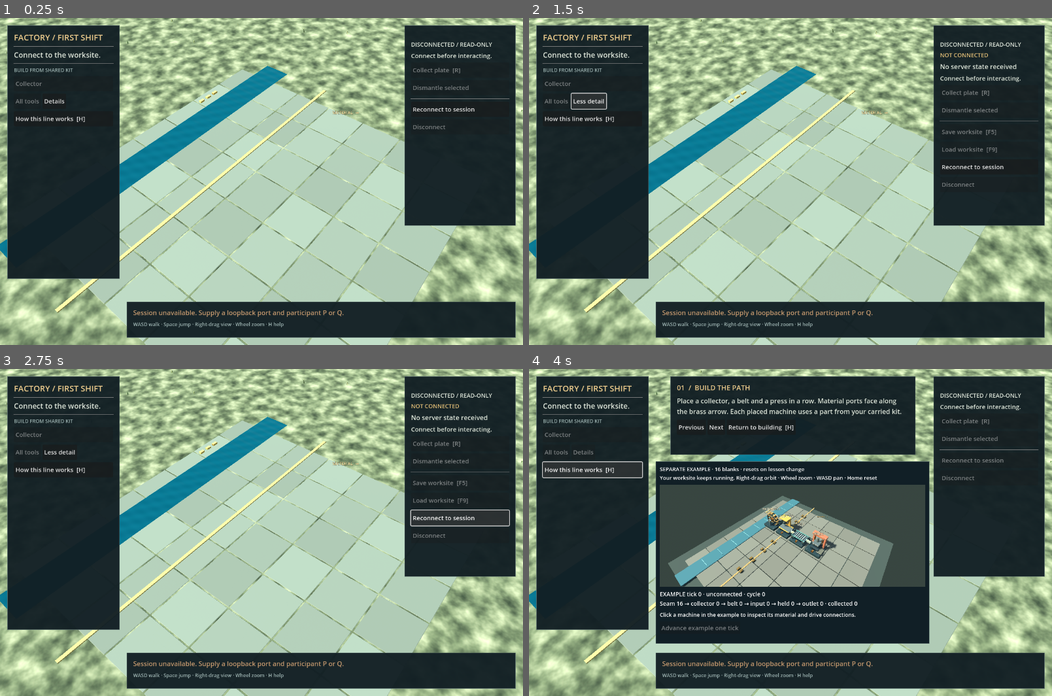
Above: before the commit, frames 1-4 (two rows, left to right).
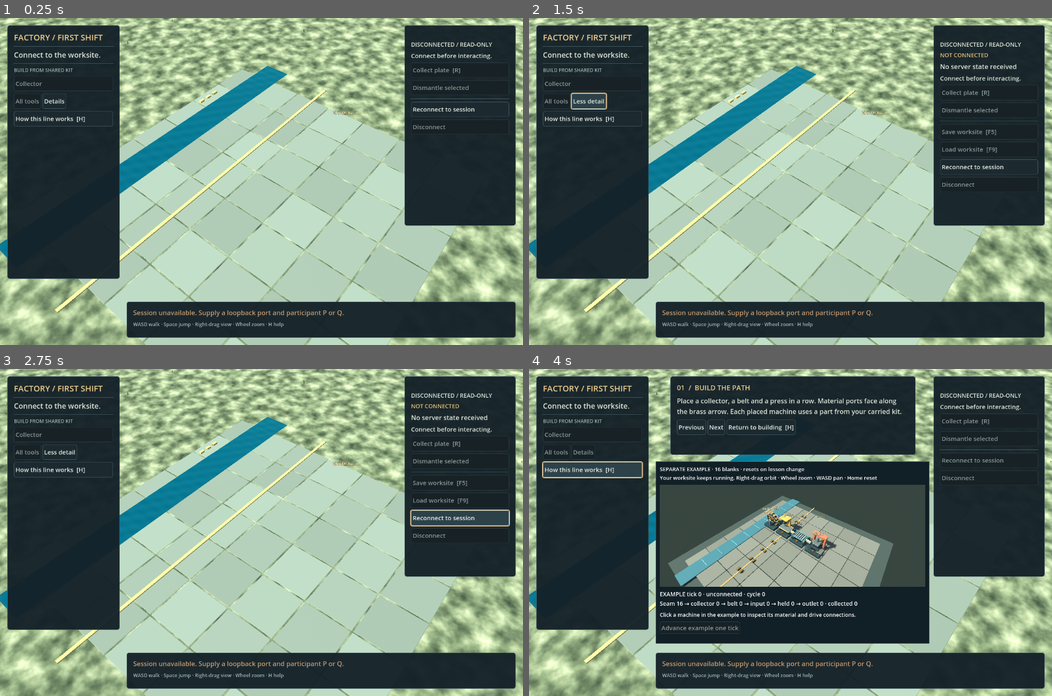
Above: after the commit, the same moments.

Repository: dan-garvey/factory_project
Game: Godot game, scene res://opening/shared_opening.tscn
Same seed, same stepped clock (60 frames per second), same inputs: the game is played once before the commit and once after it. This scene is started directly instead of the project's main scene.
Inputs:
- Up to frame 1 (0.25 s): no input
- Up to frame 2 (1.5 s): click "Reconnect to session" at 0.5 s; click "Details" at 1.25 s
- Up to frame 3 (2.75 s): click "Reconnect to session" at 2 s
- Up to frame 4 (4 s): click "Less detail" at 2.75 s; click "How this line works [H]" at 3.5 s

The runs differ from the first frame. In frame 1, 0.4% of the frame differs, in the area x 1-99%, y 2-98%; in frame 2, 0.5%; in frame 3, 0.6%; in frame 4, 0.6%.

Commit message:
feat: compose machine motion and industrial worksite presentation
Integrate the tested collector/press motion, metric-preserving control theme and restrained contact shading while retaining current native material attachment and fitted workpiece code. Existing focused controls are reused for exact component methods; the installed hook validates the composed source once. Review proceeds after merge under the user's updated workflow. Human appearance and GPU cost remain unassessed.

Diff:
--- /dev/null
+++ b/experiments/engine-environment/godot/opening/interface_theme_check.gd
@@ -0,0 +1,113 @@
+extends SceneTree
+## Presentation styles and layout metrics only. No game or desktop input.
+const Opening = preload("res://opening/opening.gd")
+const Styles = Opening.ProductionInterface
+const STATES := ["normal", "hover", "pressed", "hover_pressed", "disabled", "focus"]
+var checks := 0
+var failed := false
+var callbacks := 0
+var minimum_contrast := INF
+
+func verify(condition: bool, message: String) -> void:
+	checks += 1
+	if not condition:
+		failed = true
+		push_error(message)
+
+func clicked() -> void:
+	callbacks += 1
+
+func luminance(color: Color) -> float:
+	var linear := color.srgb_to_linear()
+	return linear.r * 0.2126 + linear.g * 0.7152 + linear.b * 0.0722
+
+func contrast(a: Color, b: Color) -> float:
+	var first := luminance(a)
+	var second := luminance(b)
+	return (maxf(first, second) + 0.05) / (minf(first, second) + 0.05)
+
+func check_styles(old: Button, fresh: Button) -> void:
+	for state in STATES:
+		var before := old.get_theme_stylebox(state)
+		var after := fresh.get_theme_stylebox(state)
+		verify(before != after, "Production styles do not modify the shared engine defaults.")
+		verify(before.get_minimum_size() == after.get_minimum_size(),
+			"Every drawing state preserves its independently resolved minimum style size.")
+		for side in range(4):
+			verify(before.get_margin(side) == after.get_margin(side),
+				"Effective content padding is unchanged even where the engine uses border fallback.")
+		if state != "focus":
+			var color_name: String = {"normal": "font_color", "hover": "font_hover_color",
+				"pressed": "font_pressed_color", "hover_pressed": "font_hover_pressed_color",
+				"disabled": "font_disabled_color"}[state]
+			var ratio := contrast(fresh.get_theme_color(color_name), after.bg_color)
+			minimum_contrast = minf(minimum_contrast, ratio)
+			verify(ratio >= 4.5, "Assigned opaque text/background colors retain a useful numerical contrast margin.")
+		else:
+			verify(not after.draw_center and after.border_color.a == 1.0,
+				"Keyboard focus remains an explicit outline that cannot obscure the content.")
+	verify(old.get_theme_font("font") == fresh.get_theme_font("font")
+		and old.get_theme_font_size("font_size") == fresh.get_theme_font_size("font_size"),
+		"The style reuses the exact inherited font and size.")
+
+func check_buttons() -> void:
+	var old_root := Control.new()
+	var new_root := Control.new()
+	var previous := Theme.new()
+	previous.default_font_size = 15
+	old_root.theme = previous
+	new_root.theme = Styles.make_theme()
+	root.add_child(old_root)
+	root.add_child(new_root)
+	var view := Opening.new()
+	for control_type in ["Button", "MenuButton"]:
+		var old: Button = MenuButton.new() if control_type == "MenuButton" else Button.new()
+		var fresh: Button = MenuButton.new() if control_type == "MenuButton" else Button.new()
+		old_root.add_child(old)
+		new_root.add_child(fresh)
+		check_styles(old, fresh)
+		for text in ["Collect plate  [R]", "Dismantle selected", "Shaft  [G]    ·    3 carried", "X / Y / Z axis", "Material → Press"]:
+			old.text = text
+			fresh.text = text
+			for state in [0, 1, 2]:
+				old.toggle_mode = true
+				fresh.toggle_mode = true
+				old.button_pressed = state == 1
+				fresh.button_pressed = state == 1
+				old.disabled = state == 2
+				fresh.disabled = state == 2
+				verify(old.get_combined_minimum_size() == fresh.get_combined_minimum_size(),
+					"Literal ordinary/native menu text keeps its baseline width and height in every state.")
+	var old_column := view._panel(old_root, Vector2(18, 18), Vector2(275, 620))
+	var new_column := view._panel(new_root, Vector2(18, 18), Vector2(275, 620))
+	var old_button := view._button(old_column, "Confirm four plates", clicked)
+	var new_button := view._button(new_column, "Confirm four plates", clicked)
+	verify(old_button.custom_minimum_size == Vector2(0, 37)
+		and old_button.get_combined_minimum_size() == new_button.get_combined_minimum_size(),
+		"The actual worksite button helper retains its 37-pixel control contract through inheritance.")
+	var panel: PanelContainer = new_column.get_parent()
+	var box := panel.get_theme_stylebox("panel")
+	verify(box.get_margin(SIDE_LEFT) == 16 and box.get_margin(SIDE_RIGHT) == 16
+		and box.get_margin(SIDE_TOP) == 15 and box.get_margin(SIDE_BOTTOM) == 15,
+		"Panel content and the existing layout separation remain literal unchanged values.")
+	verify(new_column.get_theme_constant("separation") == 9, "The panel helper does not change its content spacing.")
+	var before_focus: StyleBox = old_button.get_theme_stylebox("focus")
+	var before_color: Color = (old_button.get_theme_stylebox("normal") as StyleBoxFlat).bg_color
+	verify(Styles.make_theme() == new_root.theme and old_button.get_theme_stylebox("focus") == before_focus
+		and (old_button.get_theme_stylebox("normal") as StyleBoxFlat).bg_color == before_color,
+		"Repeated theme use shares the private resources and leaves the original theme intact.")
+	verify(callbacks == 0 and view.model == null and view.actor_world == null and view.request_sequence == 0,
+		"Style creation, state changes and helper assembly send no input or command.")
+	view.free()
+	old_root.free()
+	new_root.free()
+
+func _initialize() -> void:
+	call_deferred("_check")
+
+func _check() -> void:
+	check_buttons()
+	print(JSON.stringify({"status": "fail" if failed else "pass", "checks": checks,
+		"minimum_assigned_color_contrast": minimum_contrast, "rendered_quality": "not_assessed",
+		"gui_input": "not_used", "desktop": "not_used"}))
+	quit(1 if failed else 0)
--- /dev/null
+++ b/experiments/engine-environment/godot/opening/machine_body_motion_check.gd
@@ -0,0 +1,191 @@
+extends SceneTree
+## Actual render transforms over invented observations. No Model or game starts.
+const Opening = preload("res://opening/opening.gd")
+const Shared = preload("res://opening/shared_opening.gd")
+const Presenter = preload("res://opening/native_transmission_presenter.gd")
+var checks := 0
+var failed := false
+
+class SessionFacts extends RefCounted:
+	var ready := true
+	func is_ready() -> bool:
+		return ready
+
+func verify(condition: bool, message: String) -> void:
+	checks += 1
+	if not condition:
+		failed = true
+		push_error(message)
+
+func snapshot() -> Dictionary:
+	return {"context": "body-fixture", "options": {"native": true, "physical": true},
+		"actors": {"P": {"ready": true}}, "parts": {}, "inventories": {"P": 0},
+		"stock": {"source": 16, "collector": 0, "belt": 0, "input": 0, "held": 0, "output": 0},
+		"remaining": 0, "entities": {
+			"collector": {"kind": "collector", "cell": [0, 0], "generation": 1, "axis": 2},
+			"press": {"kind": "processor", "cell": [2, 0], "generation": 1, "axis": 0}},
+		"transmission_parts": {}, "links": [], "drive_links": [], "engagements": [],
+		"motion": {"collector": {"state": "rotating", "numerator": 1, "denominator": 1},
+			"press": {"state": "rotating", "numerator": 1, "denominator": 1}}}
+
+func mount(view: Node3D) -> void:
+	view.client = "P"
+	view.state = snapshot()
+	view.machine_root = Node3D.new()
+	view.add_child(view.machine_root)
+	view.transmission_presenter = Presenter.new()
+	view.add_child(view.transmission_presenter)
+	view.transmission_presenter.configure(view)
+	view._rebuild_machines()
+
+func machine(view: Node3D, id: String) -> Node3D:
+	for node in view.machine_root.get_children():
+		if node.get_meta("machine_entity", "") == id:
+			return node
+	return null
+
+func meshes(view: Node3D, id: String) -> Array:
+	return machine(view, id).get_meta("motion_meshes")
+
+func pose(view: Node3D, role: String) -> Transform3D:
+	for row in meshes(view, "press"):
+		if row.role == role:
+			return row.parent_inverse.affine_inverse() * row.node.transform
+	return Transform3D.IDENTITY
+
+func pose_list(view: Node3D) -> Array:
+	var result: Array = []
+	for id in ["collector", "press"]:
+		for row in meshes(view, id):
+			result.append(row.node.transform)
+	return result
+
+func pick_facts(view: Node3D) -> Array:
+	var result: Array = []
+	for id in ["collector", "press"]:
+		var anchor := machine(view, id)
+		for node in anchor.get_children():
+			if node is StaticBody3D:
+				var shape: CollisionShape3D = node.get_child(0)
+				result.append([anchor.transform, node.transform, node.collision_layer,
+					node.collision_mask, node.get_meta("entity"), shape.transform, shape.shape.size])
+	return result
+
+func check_bounds(view: Node3D) -> void:
+	for id in ["collector", "press"]:
+		for row in meshes(view, id):
+			var bounds: AABB = row.node.mesh.get_aabb()
+			var transform: Transform3D = row.parent_inverse.affine_inverse() * row.node.transform
+			var contained := true
+			for corner in range(8):
+				var point := transform * bounds.get_endpoint(corner)
+				contained = contained and absf(point.x) <= 0.725 and absf(point.z) <= 0.725 and point.y >= -0.025 and point.y <= 1.625
+			verify(contained, "Each moving render bound stays inside the unchanged machine pick envelope.")
+
+func hold(view: Node3D) -> void:
+	view.state.stock.source = 15
+	view.state.stock.held = 1
+	view.state.remaining = 2
+
+func _initialize() -> void:
+	var view := Opening.new()
+	mount(view)
+	var original: Dictionary = view.state.duplicate(true)
+	var picks := pick_facts(view)
+	var sequence: int = view.request_sequence
+	verify(meshes(view, "collector").size() == 10 and meshes(view, "press").size() == 2,
+		"Only the drum, hub, eight flutes, head and rod are selected for motion.")
+	verify(picks.size() == 2 and picks[0][2] == 4 and picks[0][3] == 0 and picks[0][6] == Vector3(1.45, 1.65, 1.45),
+		"The real builder retains literal pick dimensions and layers.")
+	view._animate_wheel(0.1)
+	verify(is_equal_approx(view.transmission_presenter.visual_angle("collector"), 0.08),
+		"The cutter consumes the existing presenter angle without a second rate clock.")
+	var flute_verified := false
+	for row in meshes(view, "collector"):
+		if row.node.get_meta("detail_role", "") == "CutterFlute" and row.rest.origin.is_equal_approx(Vector3(0.015, 1.1, -0.19)):
+			var actual: Transform3D = row.parent_inverse.affine_inverse() * row.node.transform
+			verify(actual.origin.is_equal_approx(Vector3(-0.22 + 0.235 * cos(0.08), 1.1 + 0.235 * sin(0.08), -0.19)),
+				"A real flute orbits the fixed drum center using an independent trigonometric point.")
+			flute_verified = true
+	verify(flute_verified and view.state == original and pick_facts(view) == picks and view.request_sequence == sequence,
+		"Render motion preserves authoritative observations, request sequence and pick geometry.")
+	check_bounds(view)
+	hold(view)
+	var held: Dictionary = view.state.duplicate(true)
+	view._animate_wheel(0.1)
+	verify(is_equal_approx(pose(view, "head").origin.y, 0.72), "A newly observed held blank eases the head down rather than snapping or inventing a cycle.")
+	view._rebuild_machines()
+	verify(is_equal_approx(pose(view, "head").origin.y, 0.72), "An unrelated geometry refresh retains the in-progress render pose.")
+	view._animate_wheel(0.1)
+	verify(is_equal_approx(pose(view, "head").origin.y, 0.70), "The held pose reaches the bounded 0.14 metre travel.")
+	var rod := pose(view, "rod")
+	verify(is_equal_approx(rod.origin.y + rod.basis.y.length() * 0.225, 1.365),
+		"The extending rod retains its original fixed top endpoint.")
+	check_bounds(view)
+	verify(view.state == held and view.request_sequence == sequence, "Presentation does not decrement remaining ticks or release held stock.")
+	view.state.stock.source = 14
+	view.state.stock.output = 1
+	view.state.remaining = 0
+	view.state.motion.collector.state = "stalled"
+	view.state.motion.press.state = "stalled"
+	var blocked: Dictionary = view.state.duplicate(true)
+	var stopped := pose_list(view)
+	view._animate_wheel(0.5)
+	verify(pose_list(view) == stopped and view.state == blocked,
+		"A blocked READY press retains held work and a stopped cutter retains its angle.")
+	view.state.stock.held = 0
+	view.state.inventories.P = 1
+	view._animate_wheel(0.1)
+	verify(is_equal_approx(pose(view, "head").origin.y, 0.82), "Only a new empty-held observation lets the head rise.")
+	view._animate_wheel(0.1)
+	verify(is_equal_approx(pose(view, "head").origin.y, 0.84), "The empty pose returns to the exact original rest transform.")
+	for invalid in [true, 1.0, -1]:
+		view.state.stock.held = invalid
+		var before := pose_list(view)
+		view._animate_wheel(0.1)
+		verify(pose_list(view) == before, "Malformed held values do not guess a tool pose.")
+	view.state.stock.held = 1
+	for invalid in [false, 1.0, -1]:
+		view.state.remaining = invalid
+		var before := pose_list(view)
+		view._animate_wheel(0.1)
+		verify(pose_list(view) == before, "Malformed remaining values do not guess a tool pose.")
+	view.state.remaining = 0
+	for gate in ["help", "startup", "unready"]:
+		view.explanation_open = gate == "help"
+		view.startup_save_pending = gate == "startup"
+		view.state.actors.P.ready = gate != "unready"
+		var before := pose_list(view)
+		view._animate_wheel(0.1)
+		verify(pose_list(view) == before, "Help, startup and absent actor readiness freeze body presentation.")
+	view.explanation_open = false
+	view.startup_save_pending = false
+	view.state.actors.P.ready = true
+	for delta in [-1.0, 0.0, INF, NAN]:
+		var before := pose_list(view)
+		view._animate_wheel(delta)
+		verify(pose_list(view) == before, "Nonpositive and nonfinite frame deltas cannot move a render part.")
+	view.state.context = "new-observed-context"
+	view._rebuild_machines()
+	verify(is_equal_approx(pose(view, "head").origin.y, 0.70), "A fresh context starts at its observed held pose without replaying an operation.")
+	view.state.entities.press.generation = 2
+	view.state.stock.held = 0
+	view._rebuild_machines()
+	verify(is_equal_approx(pose(view, "head").origin.y, 0.84), "A replacement generation cannot inherit the previous tool travel.")
+	view.free()
+	var shared := Shared.new()
+	var facts := SessionFacts.new()
+	shared.session = facts
+	mount(shared)
+	hold(shared)
+	shared.pending_actions = {"unrelated-build": {"status": "pending"}}
+	shared._animate_wheel(0.1)
+	verify(is_equal_approx(pose(shared, "head").origin.y, 0.72), "An unrelated pending shared request does not stop confirmed work presentation.")
+	facts.ready = false
+	var disconnected := pose_list(shared)
+	shared._animate_wheel(0.1)
+	verify(pose_list(shared) == disconnected, "Lost shared freshness freezes both cutter and tool.")
+	shared.free()
+	print(JSON.stringify({"status": "fail" if failed else "pass", "checks": checks,
+		"scope": "actual mesh transforms over invented observations", "native_gameplay": "not_run", "desktop": "not_used"}))
+	quit(1 if failed else 0)
--- a/experiments/engine-environment/godot/opening/opening.gd
+++ b/experiments/engine-environment/godot/opening/opening.gd
@@ -337,6 +337,11 @@
 		environment.reflected_light_source = Environment.REFLECTION_SOURCE_SKY
 		environment.tonemap_mode = Environment.TONE_MAPPER_ACES
 		environment.tonemap_exposure = 1.0
+		# Restrained ambient contact shading; direct sun and geometry stay exact.
+		environment.ssao_enabled = true
+		environment.ssao_radius = 0.55
+		environment.ssao_intensity = 0.85
+		environment.ssao_power = 1.2
 		environment.fog_enabled = true
 		environment.fog_mode = Environment.FOG_MODE_DEPTH
 		environment.fog_depth_begin = 35.0
@@ -611,6 +616,57 @@
 				emitters[id].free()
 				emitters.erase(id)
 
+class ProductionInterface:
+	extends RefCounted
+	## Draw styles only. Effective content metrics remain the engine defaults.
+	static var shared_theme: Theme
+
+	static func _style(source: StyleBox, fill: Color, line: Color, focus: bool = false) -> StyleBoxFlat:
+		var style := source.duplicate() as StyleBoxFlat
+		if style == null:
+			style = StyleBoxFlat.new()
+		for side in range(4):
+			# get_margin resolves a negative raw content margin through the old
+			# border. Freeze that effective metric before drawing new borders.
+			style.set_content_margin(side, source.get_margin(side))
+		style.bg_color = fill
+		style.border_color = line
+		style.set_border_width_all(2 if focus else 1)
+		style.set_corner_radius_all(4)
+		style.corner_detail = 4
+		style.draw_center = not focus
+		return style
+
+	static func make_theme() -> Theme:
+		if shared_theme != null:
+			return shared_theme
+		var theme := Theme.new()
+		theme.default_font_size = 15
+		var original := ThemeDB.get_default_theme()
+		var fills := {"normal": Color("1c2a30"), "hover": Color("2d4149"),
+			"pressed": Color("5a472d"), "hover_pressed": Color("685337"), "disabled": Color("172126")}
+		var borders := {"normal": Color("41565e"), "hover": Color("8ca7a8"),
+			"pressed": Color("d6ab64"), "hover_pressed": Color("edcc8d"), "disabled": Color("2c3b41")}
+		for control_type in ["Button", "MenuButton"]:
+			# Resolve the actual inherited defaults. MenuButton has its own
+			# zero-padding styles; borrowing Button metrics would widen it.
+			var probe: Button = MenuButton.new() if control_type == "MenuButton" else Button.new()
+			for name_value in fills:
+				theme.set_stylebox(name_value, control_type, _style(probe.get_theme_stylebox(name_value), fills[name_value], borders[name_value]))
+			theme.set_stylebox("focus", control_type, _style(probe.get_theme_stylebox("focus"), Color.TRANSPARENT, Color("efc78a"), true))
+			for name_value in ["font_color", "font_hover_color", "font_focus_color"]:
+				theme.set_color(name_value, control_type, Color("e4ebe4"))
+			for name_value in ["font_pressed_color", "font_hover_pressed_color"]:
+				theme.set_color(name_value, control_type, Color("fff2d6"))
+			theme.set_color("font_disabled_color", control_type, Color("879895"))
+			probe.free()
+		var separator := original.get_stylebox("separator", "HSeparator").duplicate() as StyleBox
+		if separator is StyleBoxLine:
+			separator.color = Color("41565e")
+		theme.set_stylebox("separator", "HSeparator", separator)
+		shared_theme = theme
+		return theme
+
 const STEP_SECONDS := 0.45
 const PITCH := Geometry.PITCH
 const NAMES := {"collector": "Collector", "belt": "Belt", "processor": "Press", "wheel": "Waterwheel"}
@@ -670,6 +726,8 @@
 var machine_preview_key := ""
 var machine_preview_material: StandardMaterial3D
 var wheel_rotor: Node3D
+var machine_body_context := ""
+var machine_press_poses: Dictionary = {}
 var status_label: Label
 var stock_label: Label
 var parts_label: Label
@@ -1085,11 +1143,98 @@
 					wheel_rotor.set_meta("visual_base_basis", wheel_rotor.basis)
 				var base: Basis = wheel_rotor.get_meta("visual_base_basis")
 				wheel_rotor.basis = base * Basis(Vector3.BACK, transmission_presenter.visual_angle(id))
+		_animate_machine_bodies(delta)
 		return
 	# Historical scripted presentation remains separate. Native cosmetic
 	# angles above are neither a simulation clock nor saved/contact phase.
 	if wheel_rotor != null and state.get("powered", false) and not state.get("options", {}).get("native", false):
 		wheel_rotor.rotation.z += delta * 0.8
+
+func _remember_machine_motion(node: Node3D, kind: String, pose: Transform3D,
+		rows: Array[Dictionary]) -> void:
+	if node is MeshInstance3D:
+		var part_name := str(node.name)
+		var role := ""
+		if kind == "collector" and (part_name in ["CutterDrum", "CutterHub"] or node.get_meta("detail_role", "") == "CutterFlute"):
+			role = "cutter"
+		elif kind == "processor" and part_name in ["ToolHead", "Piston"]:
+			role = "head" if part_name == "ToolHead" else "rod"
+		if not role.is_empty():
+			rows.append({"node": node, "role": role, "rest": pose,
+				"parent_inverse": (pose * node.transform.affine_inverse()).affine_inverse()})
+	for child in node.get_children():
+		if child is Node3D:
+			_remember_machine_motion(child, kind, pose * child.transform, rows)
+
+func _animate_machine_bodies(delta: float) -> void:
+	if not _can_present_confirmed_motion() or not is_finite(delta) or delta <= 0 or machine_root == null or transmission_presenter == null:
+		return
+	_sync_machine_body_context()
+	for anchor in machine_root.get_children():
+		var kind: String = anchor.get_meta("machine_kind", "")
+		var id: String = anchor.get_meta("machine_entity", "")
+		var rows: Array = anchor.get_meta("motion_meshes", [])
+		if kind == "collector":
+			var angle: float = transmission_presenter.visual_angle(id)
+			if angle == float(anchor.get_meta("cutter_angle", NAN)):
+				continue
+			_apply_cutter_pose(anchor, rows, angle)
+		elif kind == "processor":
+			var target: Variant = _observed_press_target()
+			var generation: Variant = state.get("entities", {}).get(id, {}).get("generation")
+			if target == null or typeof(generation) != TYPE_INT or generation < 1:
+				continue
+			# A pose follows observed held work, including blocked READY. It does
+			# not predict a cycle, release a plate or advance remaining ticks.
+			if not machine_press_poses.has(id):
+				machine_press_poses[id] = {"generation": generation, "travel": target}
+				_apply_press_pose(rows, target)
+				continue
+			var previous: float = machine_press_poses[id].travel
+			var travel: float = move_toward(previous, float(target), minf(delta, 0.1) * 1.2)
+			if travel == previous:
+				continue
+			_apply_press_pose(rows, travel)
+			machine_press_poses[id].travel = travel
+
+func _sync_machine_body_context() -> void:
+	var context: Variant = state.get("context")
+	if typeof(context) != TYPE_STRING or context != machine_body_context:
+		machine_press_poses.clear()
+		machine_body_context = context if typeof(context) == TYPE_STRING else ""
+	for id in machine_press_poses.keys():
+		var entity: Dictionary = state.get("entities", {}).get(id, {})
+		if entity.get("kind") != "processor" or typeof(entity.get("generation")) != TYPE_INT or entity.get("generation") != machine_press_poses[id].generation:
+			machine_press_poses.erase(id)
+
+func _observed_press_target() -> Variant:
+	var stock: Variant = state.get("stock")
+	var held: Variant = stock.get("held") if stock is Dictionary else null
+	var remaining: Variant = state.get("remaining")
+	if typeof(held) != TYPE_INT or held < 0 or typeof(remaining) != TYPE_INT or remaining < 0:
+		return null
+	return 0.14 if held > 0 else 0.0
+
+func _apply_cutter_pose(anchor: Node3D, rows: Array, angle: float) -> void:
+	var pivot := Vector3(-0.22, 1.1, -0.19)
+	var spin := Transform3D(Basis(Vector3.BACK, angle), Vector3.ZERO)
+	spin.origin = pivot - spin.basis * pivot
+	for row in rows:
+		if is_instance_valid(row.node) and row.role == "cutter":
+			row.node.transform = row.parent_inverse * spin * row.rest
+	anchor.set_meta("cutter_angle", angle)
+
+func _apply_press_pose(rows: Array, travel: float) -> void:
+	for row in rows:
+		if not is_instance_valid(row.node):
+			continue
+		var pose: Transform3D = row.rest
+		if row.role == "head":
+			pose.origin.y -= travel
+		elif row.role == "rod":
+			pose.origin.y -= travel / 2.0
+			pose.basis = pose.basis.scaled(Vector3(1, 1 + travel / 0.45, 1))
+		row.node.transform = row.parent_inverse * pose
 
 func _input(event: InputEvent) -> void:
 	if explanation_open:
@@ -1670,6 +1815,7 @@
 	_machine_surface_detail(anchor, entity.kind)
 
 func _rebuild_machines() -> void:
+	_sync_machine_body_context()
 	for child in machine_root.get_children():
 		child.free()
 	wheel_rotor = null
@@ -1680,6 +1826,20 @@
 		anchor.position = _cell_position(entity.cell)
 		machine_root.add_child(anchor)
 		_assemble_machine(anchor, entity)
+		anchor.set_meta("machine_entity", entity_id)
+		anchor.set_meta("machine_kind", kind)
+		var motion_meshes: Array[Dictionary] = []
+		_remember_machine_motion(anchor, kind, Transform3D.IDENTITY, motion_meshes)
+		anchor.set_meta("motion_meshes", motion_meshes)
+		if kind == "collector" and transmission_presenter != null:
+			_apply_cutter_pose(anchor, motion_meshes, transmission_presenter.visual_angle(entity_id))
+		elif kind == "processor" and _native_transmission():
+			var target: Variant = _observed_press_target()
+			var generation: Variant = entity.get("generation")
+			if target != null and typeof(generation) == TYPE_INT and generation > 0:
+				if not machine_press_poses.has(entity_id):
+					machine_press_poses[entity_id] = {"generation": generation, "travel": target}
+				_apply_press_pose(motion_meshes, machine_press_poses[entity_id].travel)
 		var body := StaticBody3D.new()
 		body.collision_layer = Geometry.PICK_LAYER
 		body.collision_mask = 0
@@ -2093,8 +2253,9 @@
 	panel.position = at
 	panel.size = dimensions
 	var style := StyleBoxFlat.new()
-	style.bg_color = Color(0.07, 0.12, 0.14, 0.96)
-	style.border_color = Color("536565")
+	style.bg_color = Color(0.078, 0.129, 0.157, 0.96)
+	style.border_color = Color("41565e")
+	style.set_corner_radius_all(5)
 	style.border_width_left = 1
 	style.border_width_right = 1
 	style.border_width_top = 1
@@ -2119,9 +2280,7 @@
 	root.mouse_filter = Control.MOUSE_FILTER_IGNORE
 	canvas.add_child(root)
 	root.set_anchors_and_offsets_preset(Control.PRESET_FULL_RECT)
-	var theme := Theme.new()
-	theme.default_font_size = 15
-	root.theme = theme
+	root.theme = ProductionInterface.make_theme()
 	var build := _panel(root, Vector2(18, 18), Vector2(275, 620))
 	if not legacy_fixture:
 		build.add_theme_constant_override("separation", 6)
Not shown, changed: docs/engineering/godot-constraints.md
